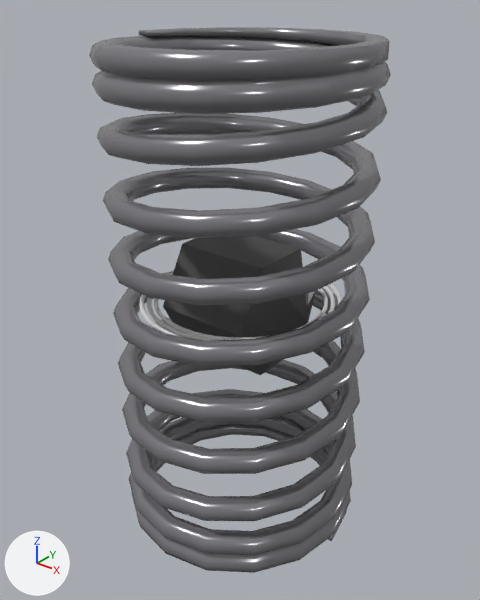
A saved change to the Blender file Assets/Models/springEdit.blend.
Both versions are drawn from a 50 mm lens placed at (1.52, -1.91, 2.18), pointed at (0.0, 0.0, 0.99). Every picture has the same lights, and +X, +Y and +Z are marked at lower left.

Before the edit, the objects in view are built like this:
```python
ob_capsule = bpy.data.objects.new('Capsule', me_cylinder)
ob_capsule.location = (0.0, 0.0, 1.0)
ob_capsule.scale = (0.8, 0.8, 0.8)
ob_innerring = bpy.data.objects.new('InnerRing', me_béziercircle)
ob_innerring.parent = ob_capsule
ob_innerring.location = (0.0, 0.0, 1.0)
ob_innerring.scale = (0.84, 0.84, 0.84)
ob_middlering = bpy.data.objects.new('MiddleRing', me_béziercircle_001)
ob_middlering.parent = ob_innerring
ob_middlering.location = (0.0, 0.0, 1.0)
ob_middlering.scale = (0.907, 0.907, 0.907)
ob_outerring = bpy.data.objects.new('OuterRing', me_béziercircle_002)
ob_outerring.parent = ob_middlering
ob_outerring.location = (0.0, 0.0, 1.0)
ob_outerring.scale = (0.979, 0.979, 0.979)
ob_spring_mesh = bpy.data.objects.new('Spring Mesh', me_circle_004)
ob_spring_mesh.location = (0.001, 0.008, 0.993)
ob_spring_mesh.scale = (0.0585, 0.0585, 0.0585)
```
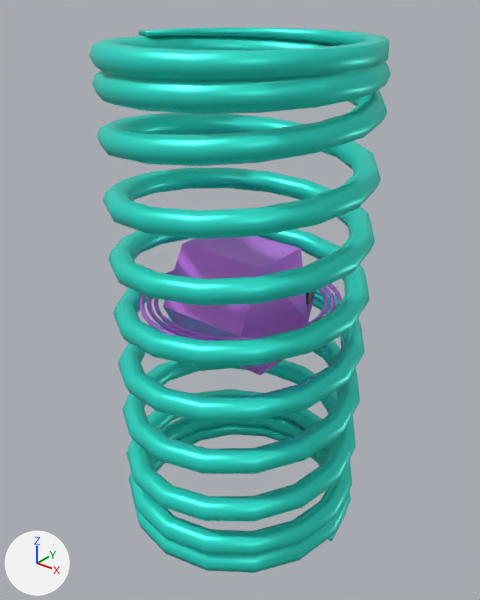
Scene script edits in JSON lines:
```json
{"op": "set", "path": "mat_capsule.base_color", "old": "(0.0667, 0.0667, 0.0667)", "new": "(0.68, 0.22, 0.973)", "note": "dark grey #494949 -> purple #d781fc"}
{"op": "add", "block": "mat_rings", "code": ["mat_rings = principled_material('Rings')", "mat_rings.base_color = (0.68, 0.22, 0.973)  # purple #d781fc", "mat_rings.metallic = 0.6", "mat_rings.roughness = 0.4"]}
{"op": "add", "block": "mat_spring", "code": ["mat_spring = principled_material('Spring')", "mat_spring.base_color = (0.0247, 0.817, 0.674)  # cyan #2ce9d6", "mat_spring.metallic = 0.4", "mat_spring.roughness = 0.4"]}
{"block": "me_circle_004", "where": "me_circle_004.from_pydata(...)  # 1446 vertices, 1474 faces; spans x -8.8..8.8, y -9.0..8.6, z -17.1..17.1"}
{"op": "remove", "block": "me_circle_004", "code": "me_circle_004.materials.append(mat_spirng_001)  # grey #8c8b91"}
{"op": "add", "block": "me_circle_004", "code": "me_circle_004.materials.append(mat_spring)  # cyan #2ce9d6"}
{"block": "me_béziercircle_001", "where": "me_béziercircle_001.from_pydata(...)  # 302 vertices, 298 faces; spans x -0.42..0.42, y -0.42..0.42, z -0.009..0.009"}
{"op": "add", "block": "me_béziercircle_001", "code": "me_béziercircle_001.materials.append(mat_rings)  # purple #d781fc"}
{"block": "me_béziercircle_002", "where": "me_béziercircle_002.from_pydata(...)  # 302 vertices, 298 faces; spans x -0.42..0.42, y -0.42..0.42, z -0.009..0.009"}
{"op": "add", "block": "me_béziercircle_002", "code": "me_béziercircle_002.materials.append(mat_rings)  # purple #d781fc"}
```

Changed parts and their boxes [x1, y1, x2, y2] in the pictures (480 x 600 px):
```json
{"object": "Spring Mesh", "change": "recoloured", "before": [89, 27, 391, 573], "after": [89, 27, 391, 573], "on screen": "grey to cyan"}
{"object": "Capsule", "change": "recoloured", "before": [163, 236, 316, 375], "after": [163, 236, 316, 375]}
{"object": "MiddleRing", "change": "recoloured", "before": [147, 274, 335, 341], "after": [147, 274, 335, 341], "on screen": "grey to purple"}
{"object": "OuterRing", "change": "recoloured", "before": [139, 270, 342, 336], "after": [139, 270, 342, 336], "on screen": "grey to purple"}
```
